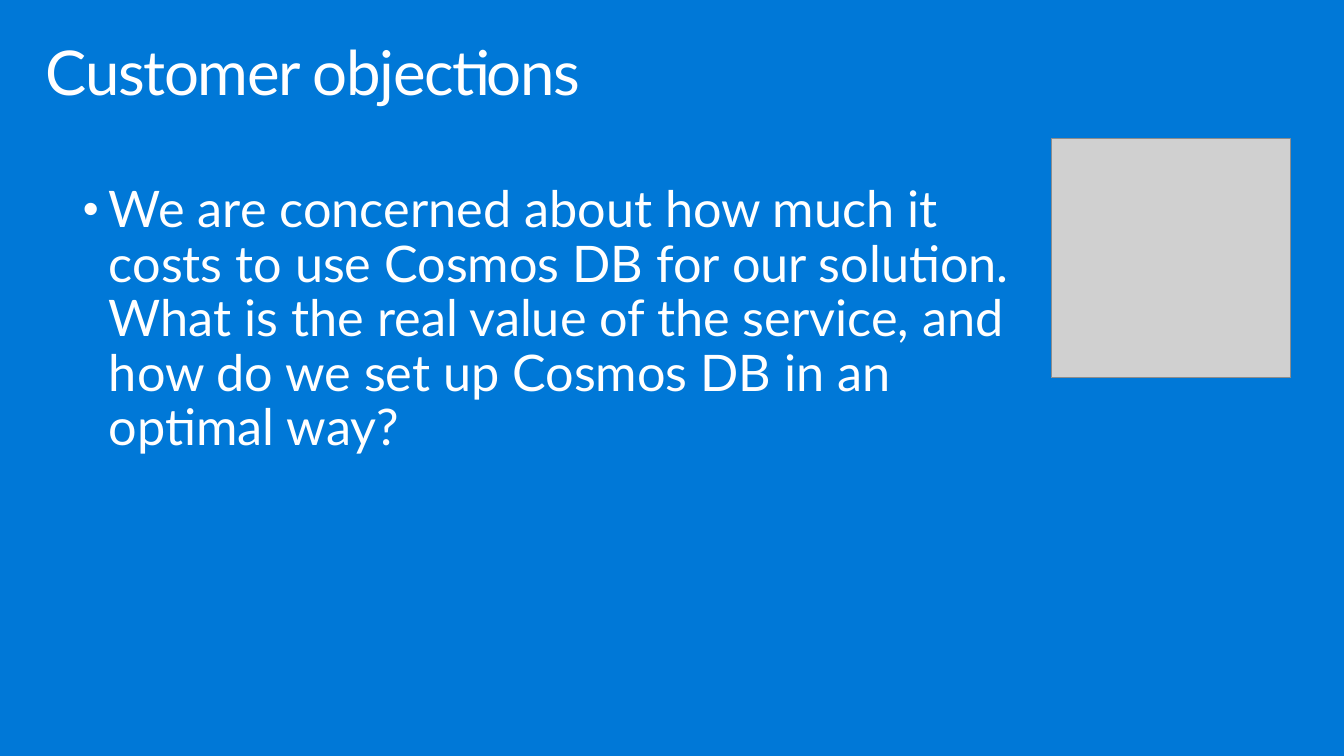
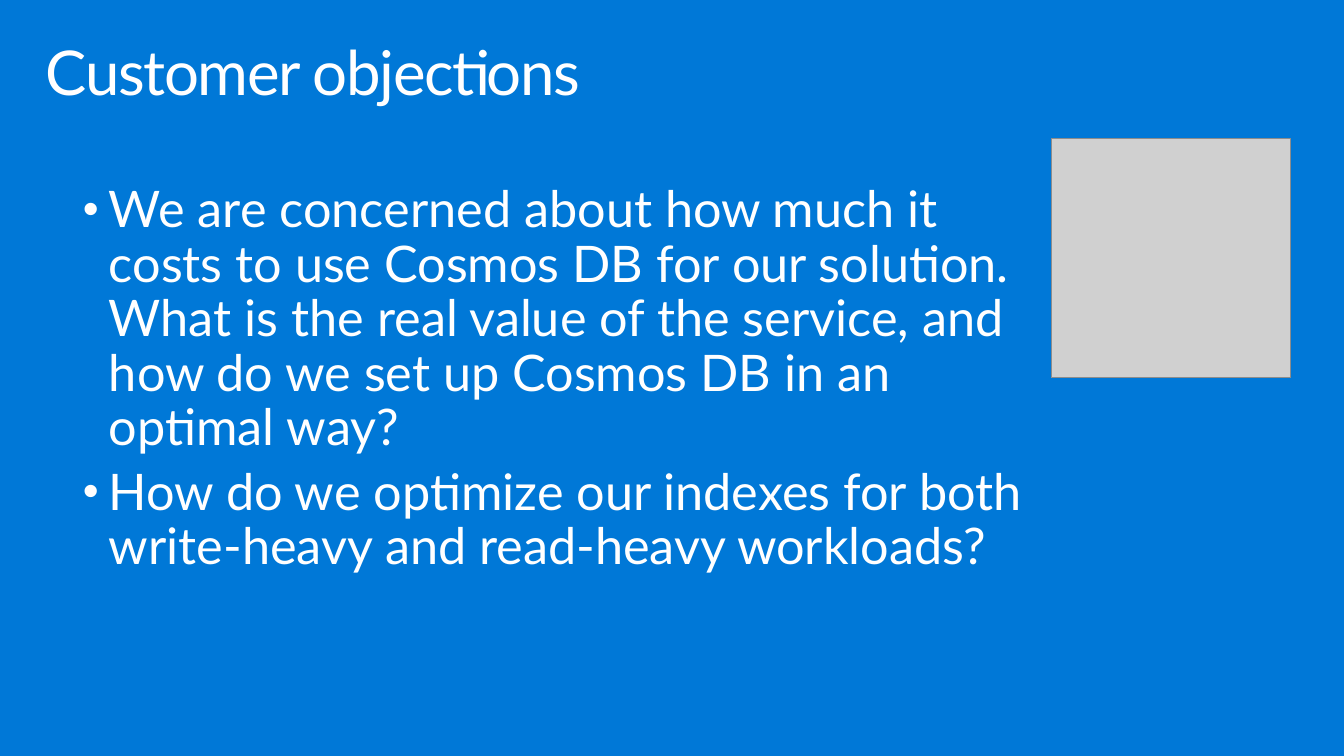
Before and after one commit to solliancenet/microsoft-partner-boot-camp, a slide deck: slide 9 of MCW-Cosmos-DB-Real-Time-Advanced-Analytics/Whiteboard design session/WDS trainer presentation - Cosmos DB Real Time Advanced Analytics.pptx. Drawn at 1344x756 pixels with LibreOffice and Linux fonts; fonts in the diff are those of the drawing; grey boxes stand for pictures. Boxes give left, top, right and bottom in pixels: in the first picture for what was removed or moved away, otherwise in the second. Text is boxed around its words. In the diff, an @@ line names an element or a change of style, - is before the commit and + after.

```diff
--- a/MCW-Cosmos-DB-Real-Time-Advanced-Analytics/Whiteboard design session/WDS trainer presentation - Cosmos DB Real Time Advanced Analytics.pptx
+++ b/MCW-Cosmos-DB-Real-Time-Advanced-Analytics/Whiteboard design session/WDS trainer presentation - Cosmos DB Real Time Advanced Analytics.pptx
@@ text at (x1=109, y1=473, x2=1022, y2=573): paragraph added @@
+  • How do we optimize our indexes for both write-heavy and read-heavy workloads?
```
Also in this commit, not shown: 1 slide added, 2 other files.
